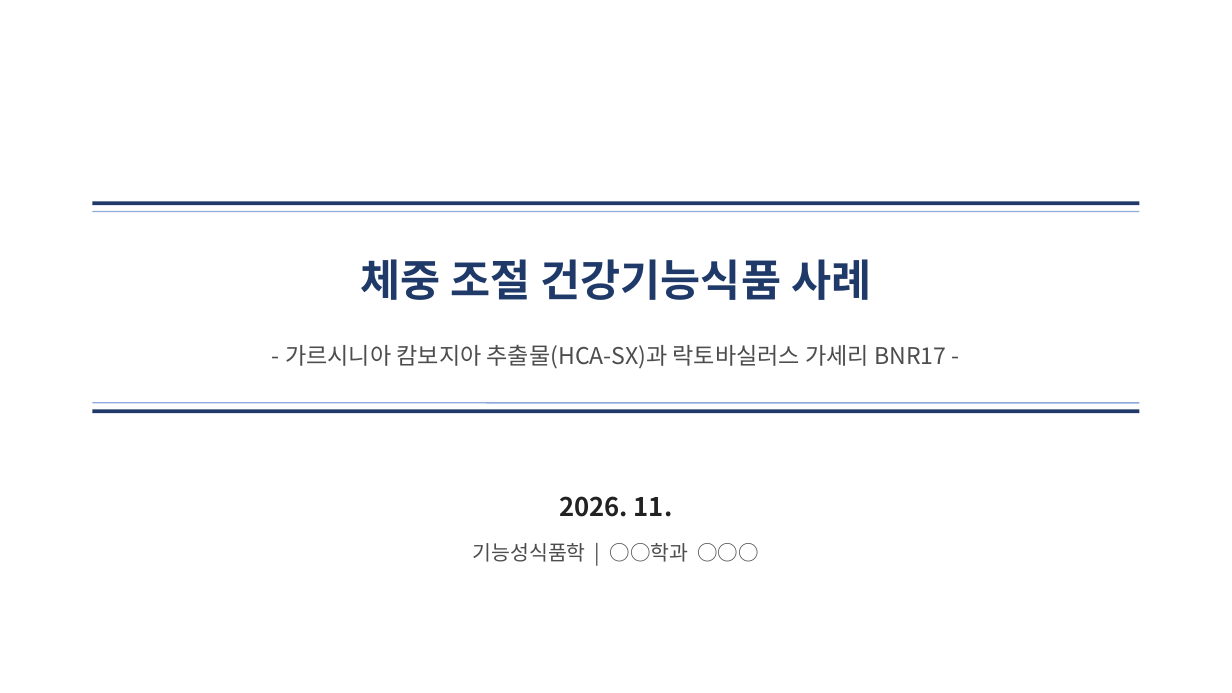
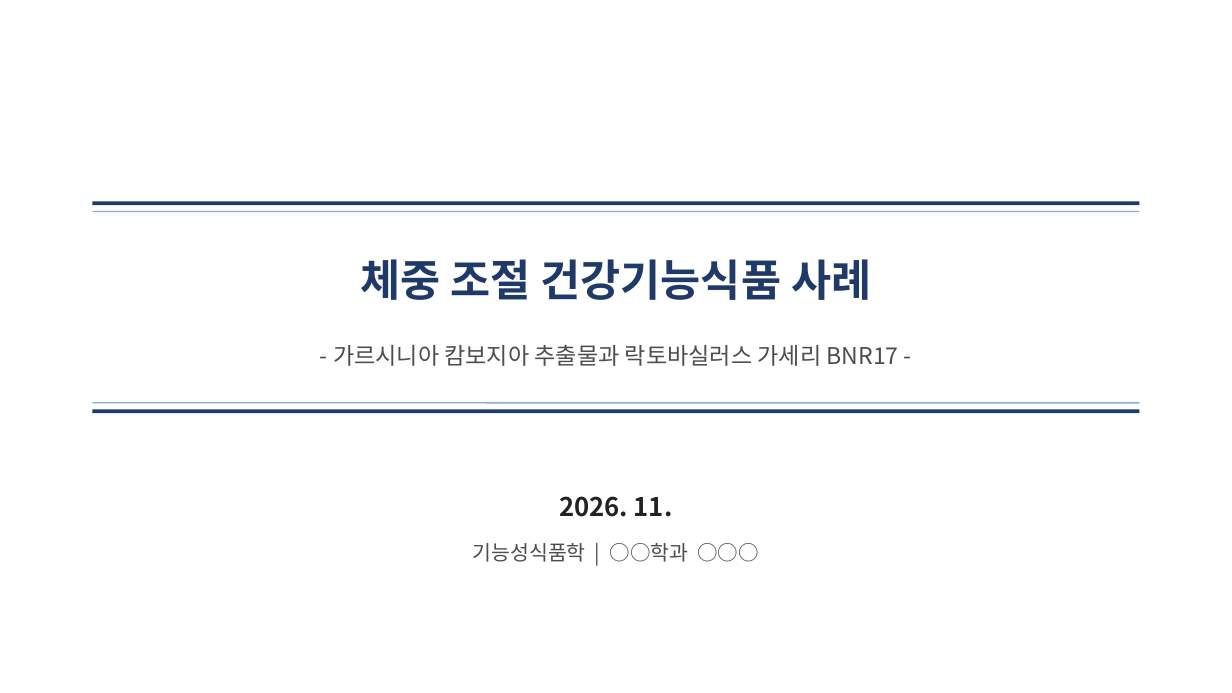
Before and after one commit to logvinca99-cell/logvinca, a slide deck: slide 1 of 발표자료/체중조절_발표_기능성식품학.pptx. Drawn at 1232x693 pixels with LibreOffice and Linux fonts; fonts in the diff are those of the drawing. Boxes give left, top, right and bottom in pixels: in the first picture for what was removed or moved away, otherwise in the second. Text is boxed around its words. In the diff, an @@ line names an element or a change of style, - is before the commit and + after.

```diff
--- a/발표자료/체중조절_발표_기능성식품학.pptx
+++ b/발표자료/체중조절_발표_기능성식품학.pptx
@@ text at bbox=[333, 345, 898, 366]: text changed @@
-- 가르시니아 캄보지아 추출물(HCA-SX)과 락토바실러스 가세리 BNR17 -
+- 가르시니아 캄보지아 추출물과 락토바실러스 가세리 BNR17 -
```
Also in this commit, not shown: 9 other slides changed, 9 slides added, 6 slides removed.
